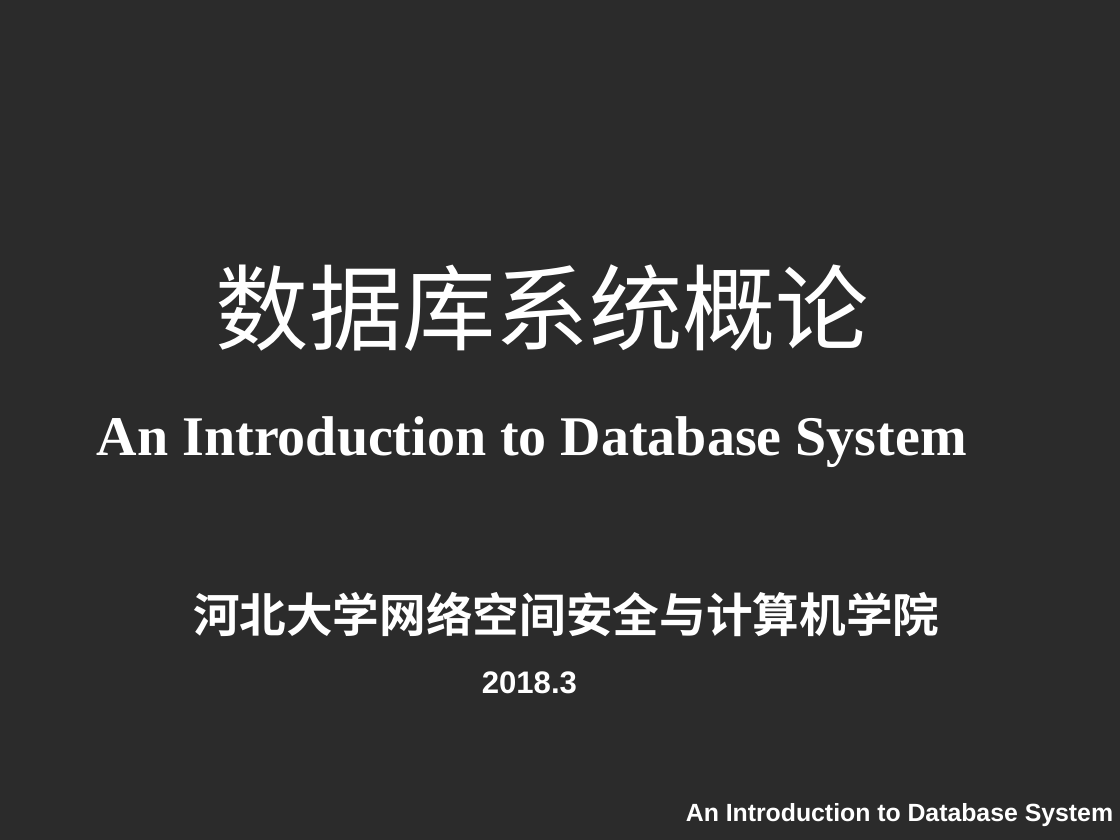
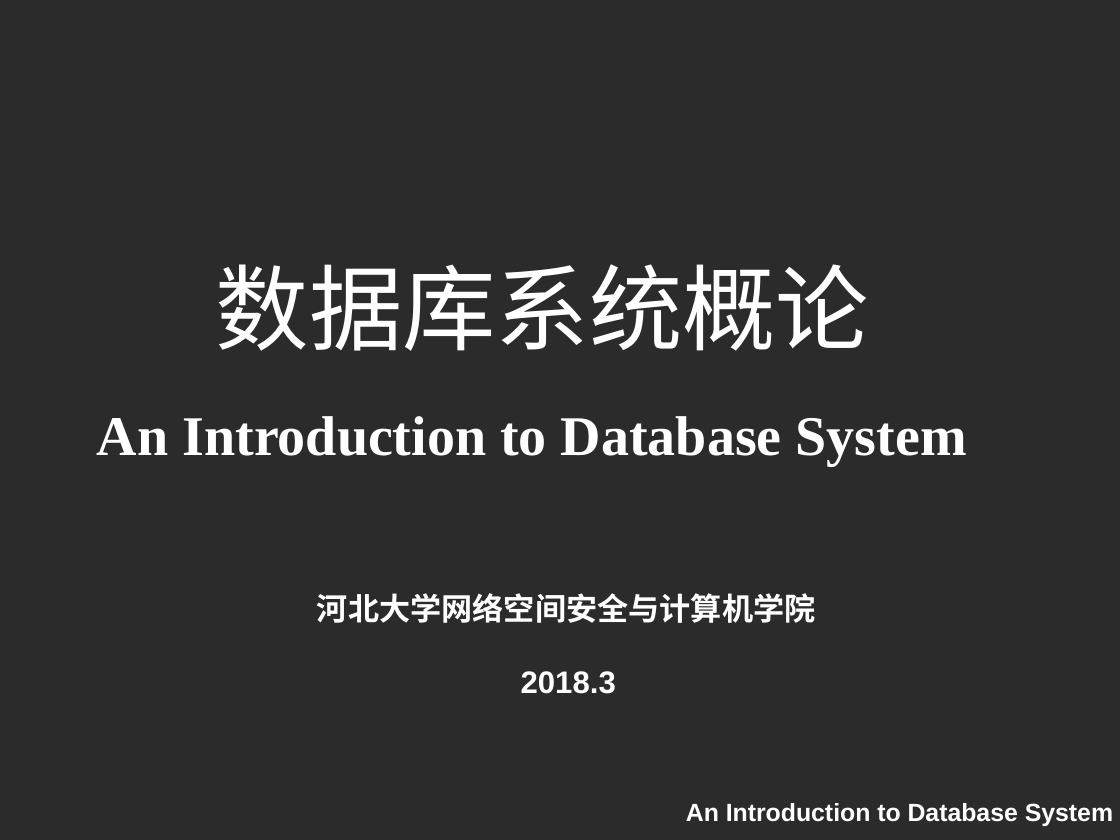
Before and after one commit to HBU/DataBase, a slide deck: slide 1 of PPT/DB第01章.ppt. Drawn at 1120x840 pixels with LibreOffice and Linux fonts; fonts in the diff are those of the drawing; background and template pictures are left out; a plain dark background stands for a picture behind light text. Boxes give left, top, right and bottom in pixels: in the first picture for what was removed or moved away, otherwise in the second. Text is boxed around its words. In the diff, an @@ line names an element or a change of style, - is before the commit and + after.

```diff
--- a/PPT/DB第01章.ppt
+++ b/PPT/DB第01章.ppt
@@ text "河北大学网络空间安全与计算机学院" at [317,593,816,623]: size 30 to 20 pt; less space between paragraphs @@
@@ text "2018.3": place and size @@
-text "2018.3" at [482,671,577,694]
+text "2018.3" at [521,671,616,694]
```
Also in this commit, not shown: 10 other slides changed.
